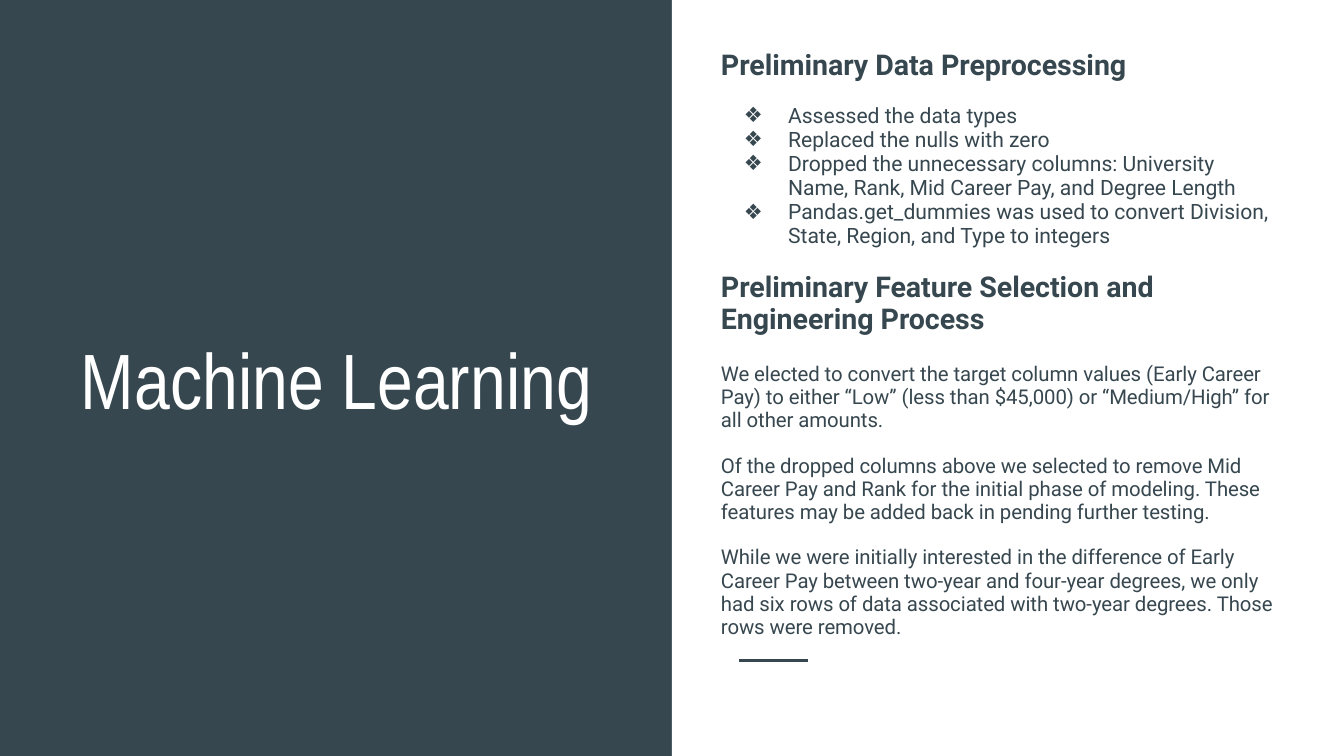
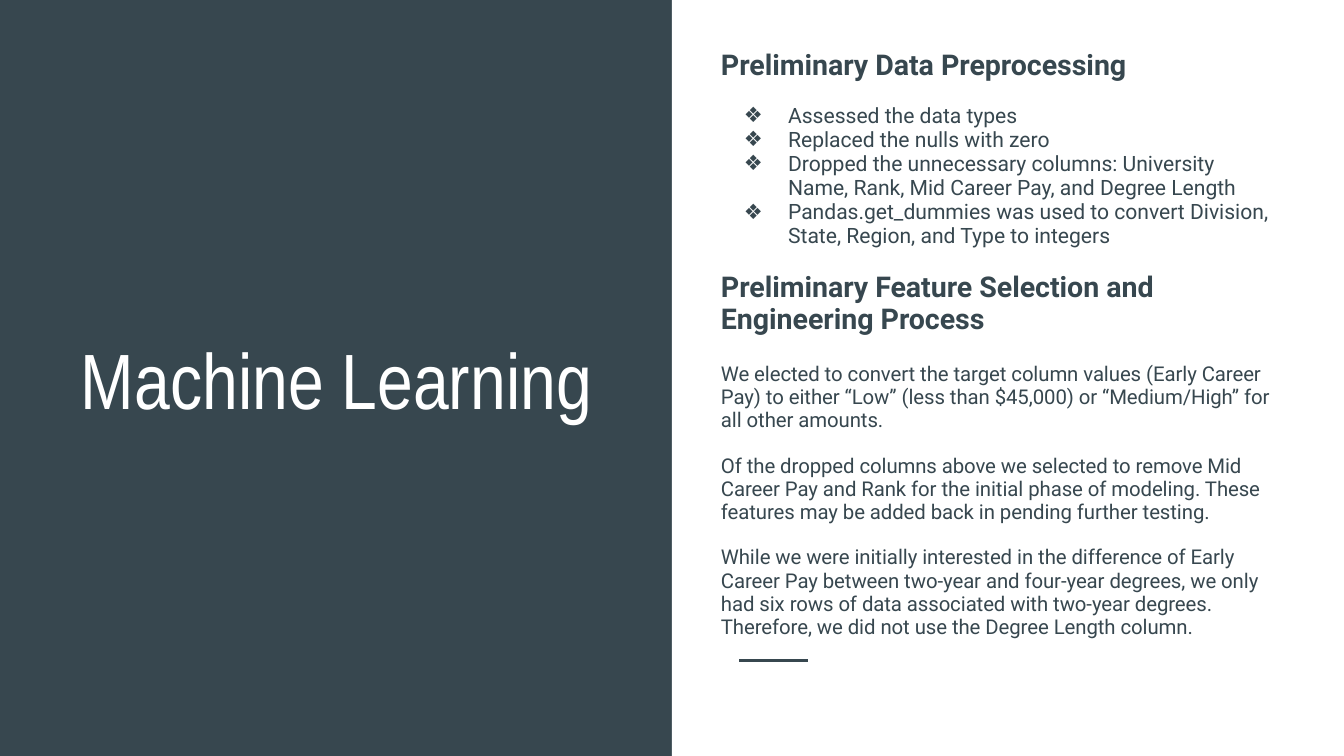
Before and after one commit to razon7/Group-Project, a slide deck: slide 9 of College_Costs_Career_Pay.pptx. Drawn at 1344x756 pixels with LibreOffice and Linux fonts; fonts in the diff are those of the drawing. Boxes give left, top, right and bottom in pixels: in the first picture for what was removed or moved away, otherwise in the second. Text is boxed around its words. In the diff, an @@ line names an element or a change of style, - is before the commit and + after.

```diff
--- a/College_Costs_Career_Pay.pptx
+++ b/College_Costs_Career_Pay.pptx
@@ text at (x1=721, y1=548, x2=1258, y2=639): text changed @@
-While we were initially interested in the difference of Early Career Pay between two-year and four-year degrees, we only had six rows of data associated with two-year degrees. Those rows were removed.
+While we were initially interested in the difference of Early Career Pay between two-year and four-year degrees, we only had six rows of data associated with two-year degrees. Therefore, we did not use the Degree Length column.
```
Also in this commit, not shown: 1 other slide changed.
